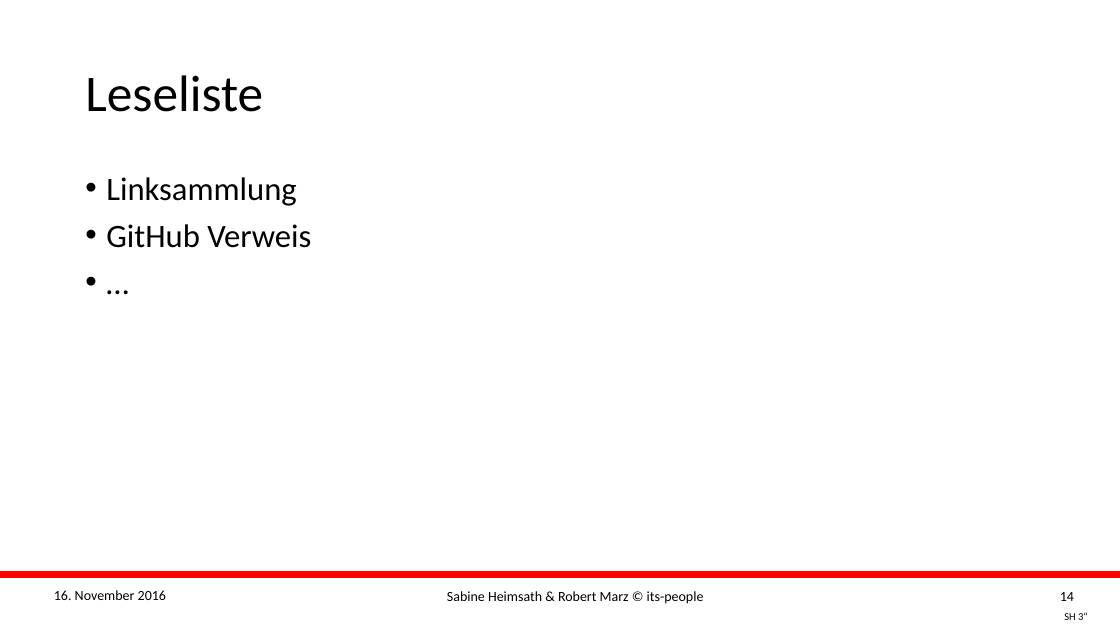
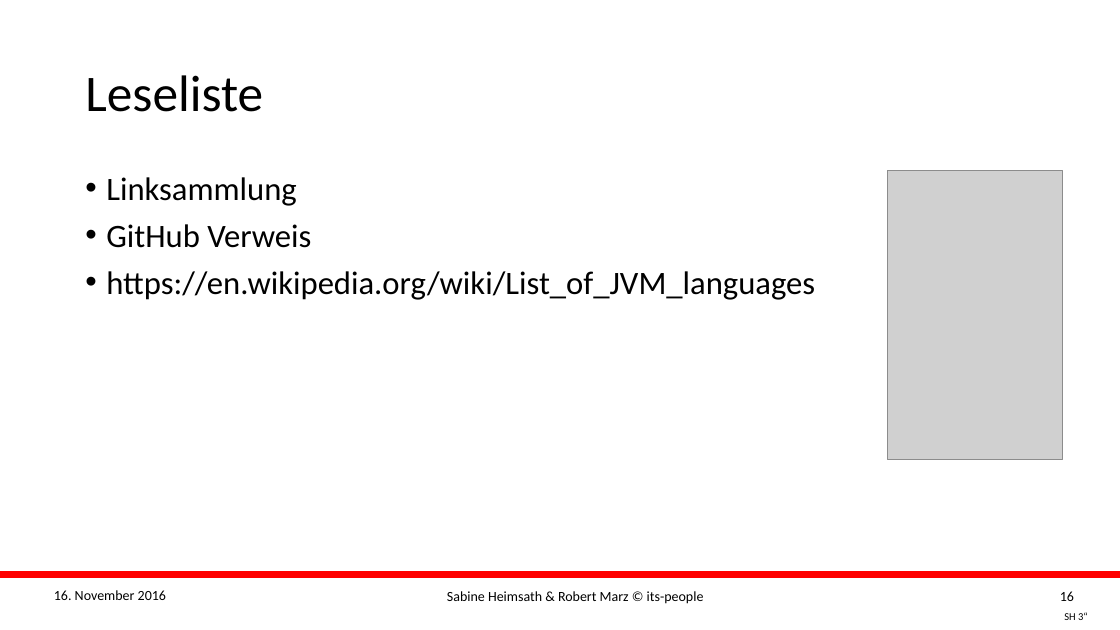
Before and after one commit to its-people/sqlclscripts, a slide deck: slide 16 of Slides/2016 DOAG K+A - Sabine Heimsath + Robert Marz - Scripting with SQLcl.pptx (slide 14 before the commit). Drawn at 1120x630 pixels with LibreOffice and Linux fonts; fonts in the diff are those of the drawing; grey boxes stand for pictures; background and template pictures are left out. Boxes give left, top, right and bottom in pixels: in the first picture for what was removed or moved away, otherwise in the second. Text is boxed around its words. In the diff, an @@ line names an element or a change of style, - is before the commit and + after.

```diff
--- a/Slides/2016 DOAG K+A - Sabine Heimsath + Robert Marz - Scripting with SQLcl.pptx
+++ b/Slides/2016 DOAG K+A - Sabine Heimsath + Robert Marz - Scripting with SQLcl.pptx
@@ picture added at bbox=[888, 171, 1063, 460] @@
@@ text at bbox=[106, 271, 815, 300]: text changed @@
-• …
+• https://en.wikipedia.org/wiki/List_of_JVM_languages
@@ page number at bbox=[1060, 591, 1074, 601]: text changed @@
-14
+16
```
Also in this commit, not shown: 10 other slides changed, 2 slides added, 6 other files.
